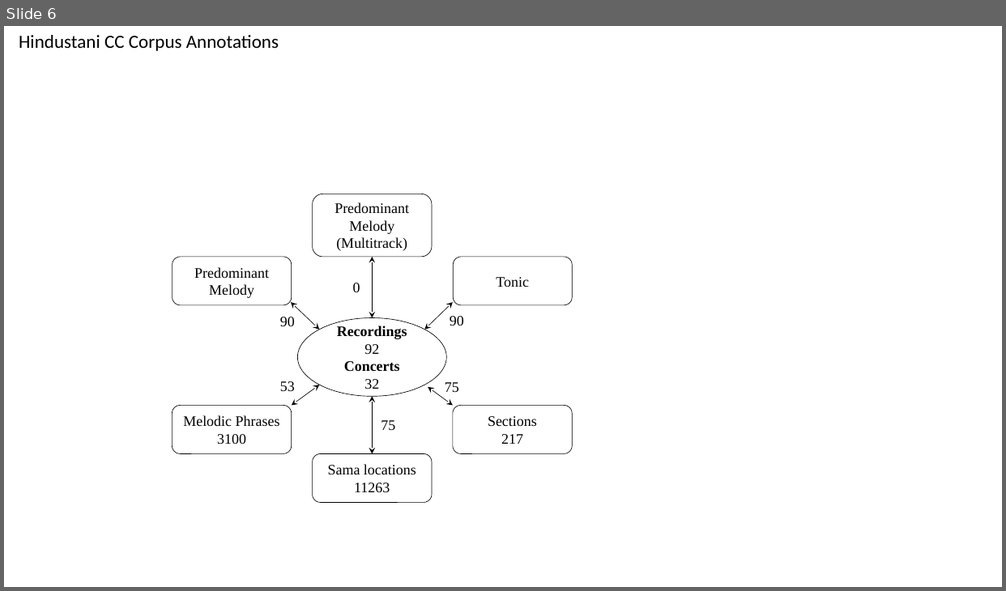
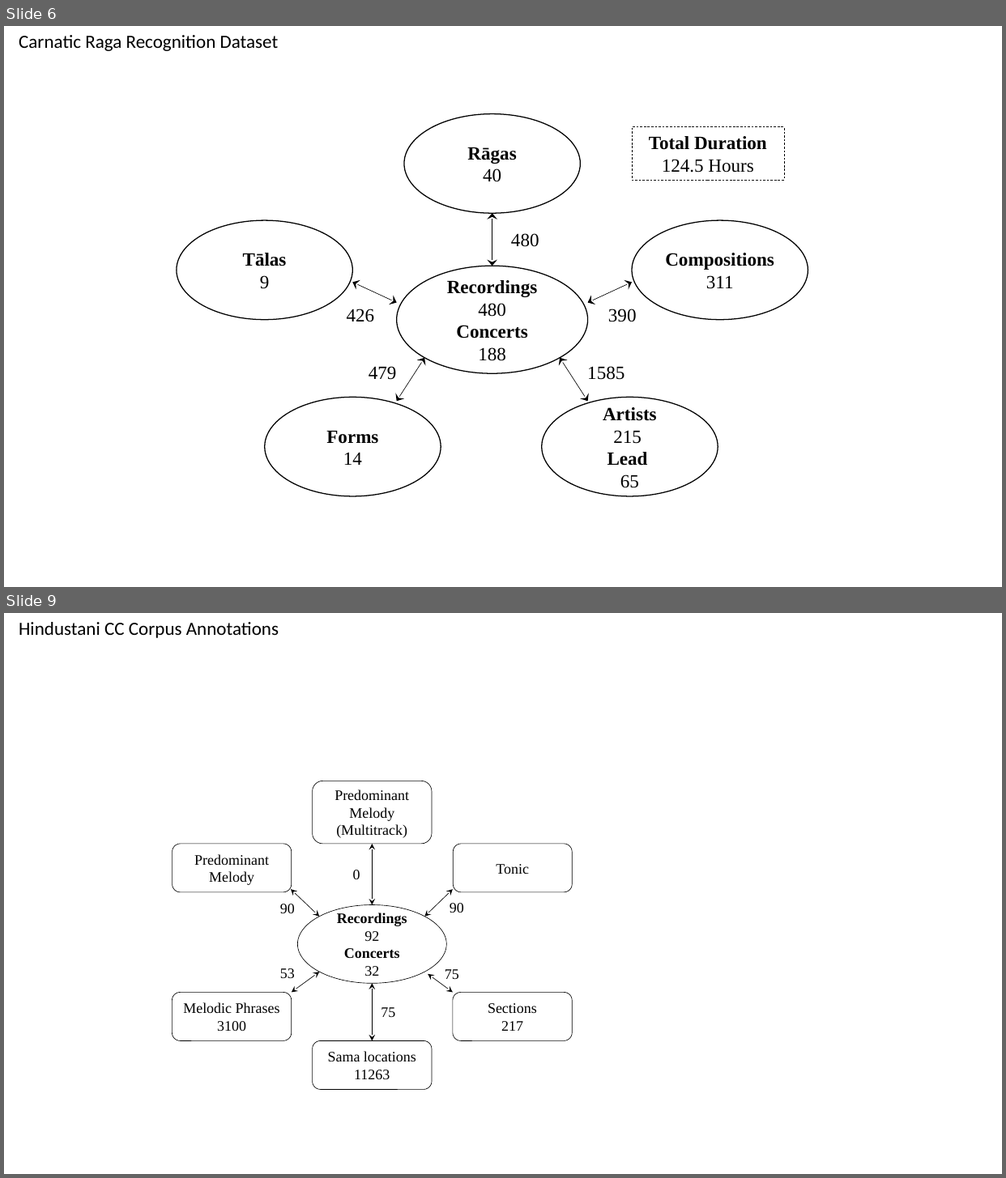
Before and after one commit to sankalpg/PhDThesis, a slide deck: ch04_datasets/figures/CorpusDataset_Stats.pptx. Shown one above the other, each under a label of ours: slide 6 before the commit, slides 6 and 9 after it; the slides between them are not shown. The pictures are 1006x591 and 1006x1178 pixels, drawn with LibreOffice and Linux fonts; fonts in the diff are those of the drawing. Boxes give left, top, right and bottom in pixels: in the first picture for what was removed or moved away, otherwise in the second. Text is boxed around its words. In the diff, an @@ line names an element or a change of style, - is before the commit and + after.

```diff
--- a/ch04_datasets/figures/CorpusDataset_Stats.pptx
+++ b/ch04_datasets/figures/CorpusDataset_Stats.pptx
@@ slide 6 added at box(4, 26, 1002, 587), background #FFFFFF @@
@@ text added at box(19, 35, 279, 51), 18 pt, text #000000 @@
+Carnatic Raga Recognition Dataset
@@ ellipse added at box(404, 114, 581, 214), outline #000000 1 pt, 18 pt, text #000000, bold @@
+Rāgas
+40
@@ rectangle added at box(632, 127, 784, 180), outline #000000 0.5 pt dashed, 18 pt, text #000000, bold @@
+Total Duration
+124.5 Hours
@@ double arrow added from (492, 213) to (492, 267), #000000 0.5 pt @@
@@ ellipse added at box(177, 220, 352, 320), outline #000000 1 pt, 18 pt, text #000000, bold @@
+Tālas
+9
@@ text added at box(511, 233, 539, 247), 18 pt, text #000000 @@
+480
@@ ellipse added at box(632, 220, 808, 320), outline #000000 1 pt, 18 pt, text #000000, bold @@
+Compositions
+311
@@ ellipse added at box(397, 267, 588, 374), outline #000000 1 pt, 18 pt, text #000000, bold @@
+Recordings
+480
+Concerts
+188
@@ double arrow added from (353, 282) to (397, 303), #000000 0.5 pt @@
@@ double arrow added from (632, 282) to (588, 303), #000000 0.5 pt @@
@@ text added at box(347, 309, 375, 322), 18 pt, text #000000 @@
+426
@@ text added at box(608, 309, 637, 322), 18 pt, text #000000 @@
+390
@@ double arrow added from (424, 357) to (397, 401), #000000 0.5 pt @@
@@ double arrow added from (560, 357) to (588, 401), #000000 0.5 pt @@
@@ text added at box(368, 366, 397, 380), 18 pt, text #000000 @@
+479
@@ text added at box(587, 366, 624, 380), 18 pt, text #000000 @@
+1585
@@ ellipse added at box(265, 397, 441, 497), outline #000000 1 pt, 18 pt, text #000000, bold @@
+Forms
+14
@@ ellipse added at box(542, 397, 718, 497), outline #000000 1 pt, 18 pt, text #000000, bold @@
+Artists
+215
+Lead
+65
@@ what was slide 6 is now slide 9 @@
```
Also in this commit, not shown: 4 slides changed, 6 other slides added, 1 slide removed, 7 other files.
